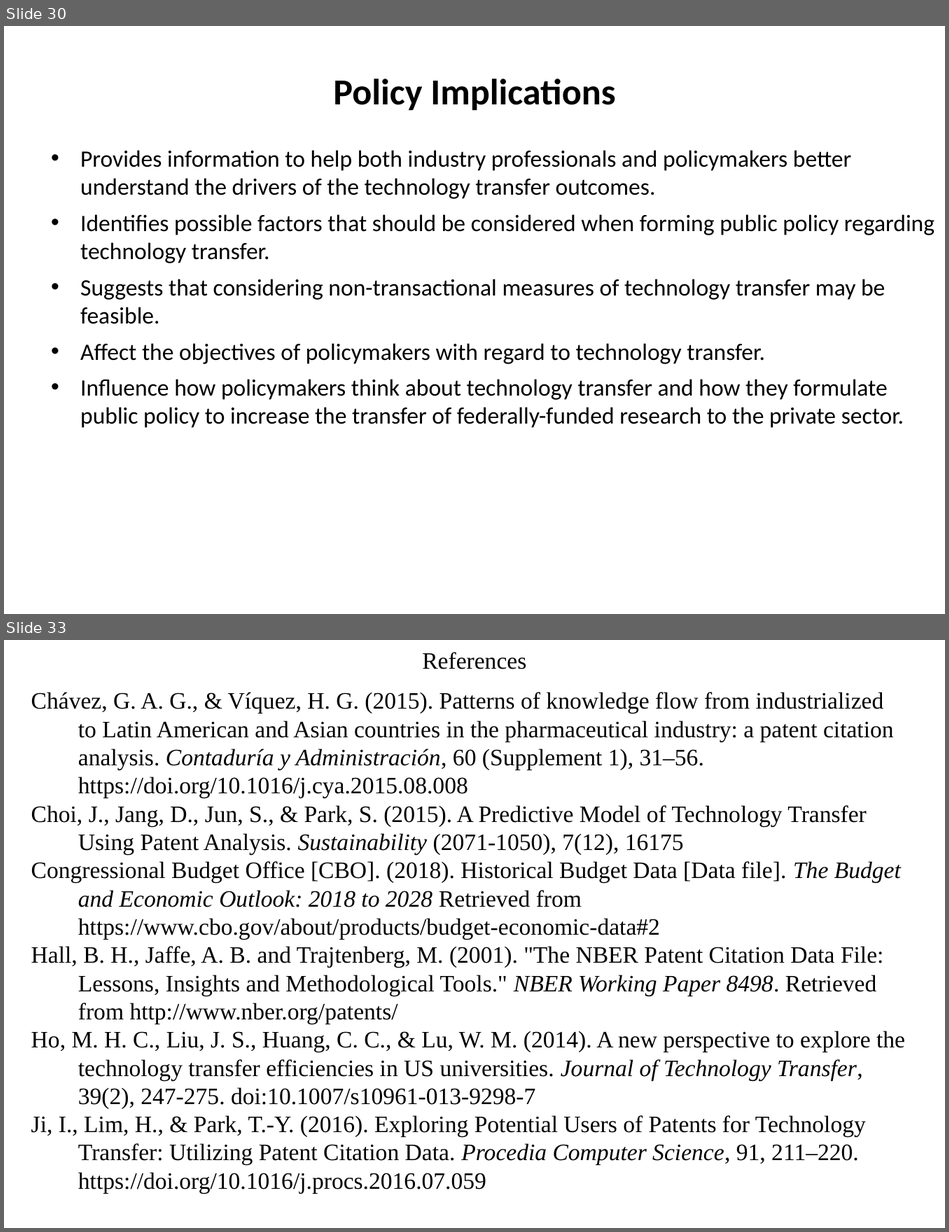
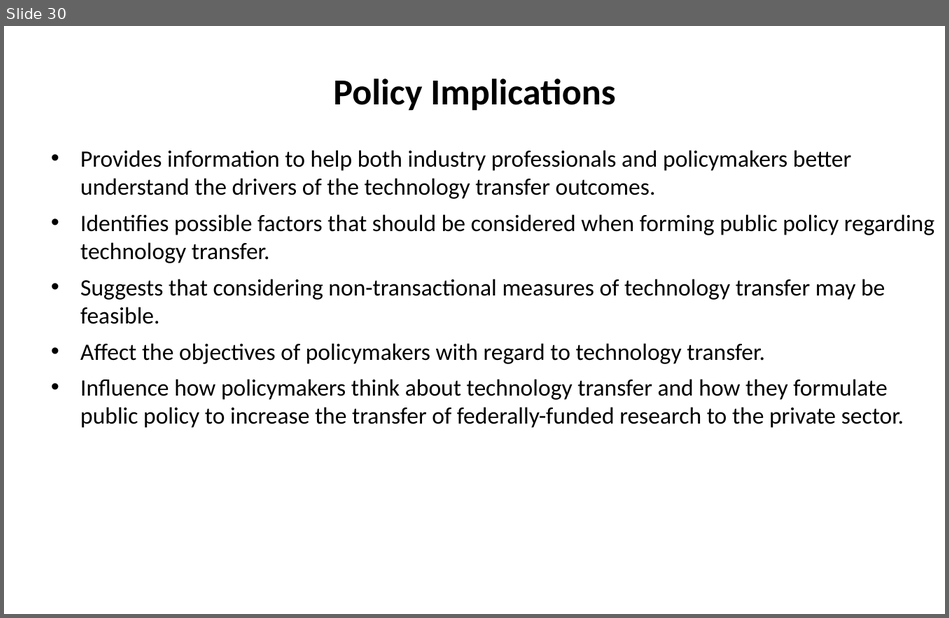
Before and after one commit to SLU-Courses-Townes/SOC5600, a slide deck: FinalProject/Presentation/Townes_SOC5600_FinalProject_Presentation.pptx. Shown one above the other, each under a label of ours: slides 30 and 33 before the commit, slide 30 after it; the slides between them are not shown. The pictures are 949x1232 and 949x618 pixels, drawn with LibreOffice and Linux fonts; fonts in the diff are those of the drawing. Boxes give left, top, right and bottom in pixels: in the first picture for what was removed or moved away, otherwise in the second. Text is boxed around its words. In the diff, an @@ line names an element or a change of style, - is before the commit and + after.

```diff
--- a/FinalProject/Presentation/Townes_SOC5600_FinalProject_Presentation.pptx
+++ b/FinalProject/Presentation/Townes_SOC5600_FinalProject_Presentation.pptx
@@ slide 33 removed at bbox=[4, 640, 945, 1228], background #FFFFFF @@
@@ text removed at bbox=[422, 652, 526, 669] @@
-References
@@ text removed at bbox=[31, 692, 905, 1193] @@
-Chávez, G. A. G., & Víquez, H. G. (2015). Patterns of knowledge flow from industrialized to Latin American and Asian countries in the pharmaceutical industry: a patent citation analysis. Contaduría y Administración, 60 (Supplement 1), 31–56. https://doi.org/10.1016/j.cya.2015.08.008
-Choi, J., Jang, D., Jun, S., & Park, S. (2015). A Predictive Model of Technology Transfer Using Patent Analysis. Sustainability (2071-1050), 7(12), 16175
-Congressional Budget Office [CBO]. (2018). Historical Budget Data [Data file]. The Budget and Economic Outlook: 2018 to 2028 Retrieved from https://www.cbo.gov/about/products/budget-economic-data#2
-Hall, B. H., Jaffe, A. B. and Trajtenberg, M. (2001). "The NBER Patent Citation Data File: Lessons, Insights and Methodological Tools." NBER Working Paper 8498. Retrieved from http://www.nber.org/patents/
-Ho, M. H. C., Liu, J. S., Huang, C. C., & Lu, W. M. (2014). A new perspective to explore the technology transfer efficiencies in US universities. Journal of Technology Transfer, 39(2), 247-275. doi:10.1007/s10961-013-9298-7
-Ji, I., Lim, H., & Park, T.-Y. (2016). Exploring Potential Users of Patents for Technology Transfer: Utilizing Patent Citation Data. Procedia Computer Science, 91, 211–220. https://doi.org/10.1016/j.procs.2016.07.059
```
Also in this commit, not shown: 4 slides changed, 5 slides added, 7 other slides removed.
